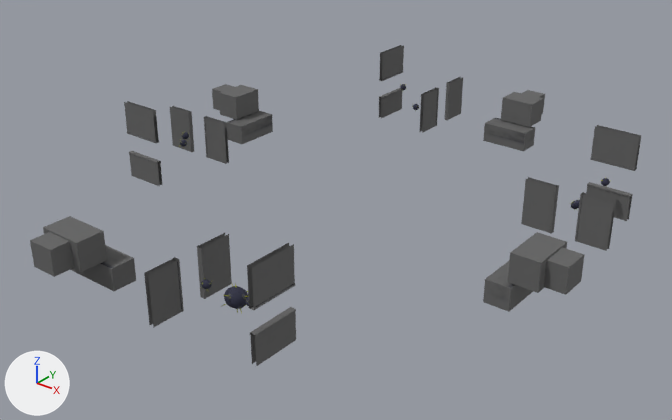
Two versions of the FBX model G-Lab-E/Assets/kubokawa/Models/stage_summer/field_summer_tower_animobj.fbx, one commit apart.
One viewpoint serves both versions: a 50 mm lens placed at (-156.9, 178.9, 27.6), pointed at (-193.8, 225.0, -1.0). Every picture has the same lights, and +X, +Y and +Z are marked at lower left. Where no turn or scale is listed for an object, it has been applied to the vertices.

In view in the first picture: 'field_summer_object_15', 'field_summer_object_18', 'field_summer_object_18.001', 'field_summer_object_18.002', 'field_summer_object_28', 'field_summer_object_28.001', 'field_summer_object_28.002', 'field_summer_object_3', 'field_summer_object_30', 'field_summer_object_30.001', 'field_summer_object_30.002', 'field_summer_object_31.001', 'field_summer_object_31.002', 'field_summer_object_32.001', 'field_summer_object_32.002', 'field_summer_object_33', 'field_summer_object_33.001', 'field_summer_object_33.002', 'field_summer_object_4', 'field_summer_object_5'.
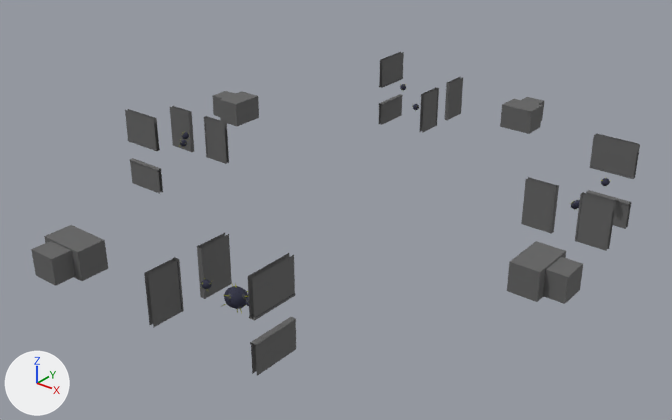
The change in detail:
Object 'field_summer_object_30.001' (ob_field_summer_object_30_001) moves from (-179.03, 237.3, 0.56) to (-179.03, 237.3, -0.05).
Object 'field_summer_object_18.001' (ob_field_summer_object_18_001) is deleted.
Object 'field_summer_object_33' (ob_field_summer_object_33) moves from (-202.52, 243.72, 2.38) to (-202.52, 243.72, 1.76).
Object 'field_summer_object_30.002' (ob_field_summer_object_30_002) moves from (-185.59, 209.43, 0.9) to (-185.59, 209.43, 0.28).
Object 'field_summer_object_5' (ob_field_summer_object_5) is deleted.
Object 'field_summer_object_33.002' (ob_field_summer_object_33_002) moves from (-185.59, 209.43, 2.38) to (-185.59, 209.43, 1.76).
Object 'field_summer_object_15' (ob_field_summer_object_15) moves from (-208.26, 220.2, 2.38) to (-208.26, 220.2, 1.76).
Object 'field_summer_object_28.002' (ob_field_summer_object_28_002) moves from (-199.86, 208.61, 1.52) to (-199.86, 208.61, 0.92).
Object 'field_summer_object_18.002' (ob_field_summer_object_18_002) is deleted.
Object 'field_summer_object_28.001' (ob_field_summer_object_28_001) moves from (-178.22, 222.87, 1.52) to (-178.22, 222.87, 0.92).
Object 'field_summer_object_28' (ob_field_summer_object_28) moves from (-190.54, 244.51, 0.55) to (-190.54, 244.51, -0.05).
Object 'field_summer_object_18' (ob_field_summer_object_18) is deleted.
Object 'field_summer_object_3' (ob_field_summer_object_3) moves from (-209.05, 232.18, 0.55) to (-209.05, 232.18, -0.05).
Object 'field_summer_object_4' (ob_field_summer_object_4) moves from (-208.26, 220.2, 0.92) to (-208.26, 220.2, 0.31).
Object 'field_summer_object_30' (ob_field_summer_object_30) moves from (-202.52, 243.72, 0.92) to (-202.52, 243.72, 0.31).
Object 'field_summer_object_33.001' (ob_field_summer_object_33_001) moves from (-179.03, 237.3, 2.38) to (-179.03, 237.3, 1.76).

Location of each change, [x1, y1, x2, y2] in pixels of the pictures (672 x 420 px):
'field_summer_object_28.001', moved: before [508, 232, 584, 295]; after [507, 241, 583, 304]
'field_summer_object_28.002', moved: before [30, 216, 107, 277]; after [31, 225, 108, 286]
'field_summer_object_33.002', moved: before [247, 243, 295, 310]; after [248, 253, 296, 321]
'field_summer_object_33.001', moved: before [590, 125, 641, 171]; after [589, 133, 640, 179]
'field_summer_object_30.002', moved: before [250, 307, 296, 366]; after [250, 317, 296, 376]
'field_summer_object_3', moved: before [212, 84, 259, 120]; after [212, 91, 259, 126]
'field_summer_object_28', moved: before [501, 90, 545, 127]; after [500, 97, 544, 134]
'field_summer_object_18.002', deleted (black): before [70, 245, 136, 291]
'field_summer_object_15', moved: before [124, 101, 159, 143]; after [125, 109, 160, 151]
'field_summer_object_18.001', deleted: before [483, 260, 533, 312]
'field_summer_object_18', deleted: before [483, 118, 535, 151]
'field_summer_object_5', deleted: before [227, 111, 273, 144]
'field_summer_object_4', moved: before [129, 151, 162, 187]; after [130, 158, 163, 194]
'field_summer_object_30.001', moved: before [586, 182, 633, 221]; after [586, 190, 631, 229]
'field_summer_object_33', moved: before [379, 45, 404, 81]; after [379, 52, 404, 88]
'field_summer_object_30', moved: before [379, 88, 402, 118]; after [379, 94, 403, 125]
